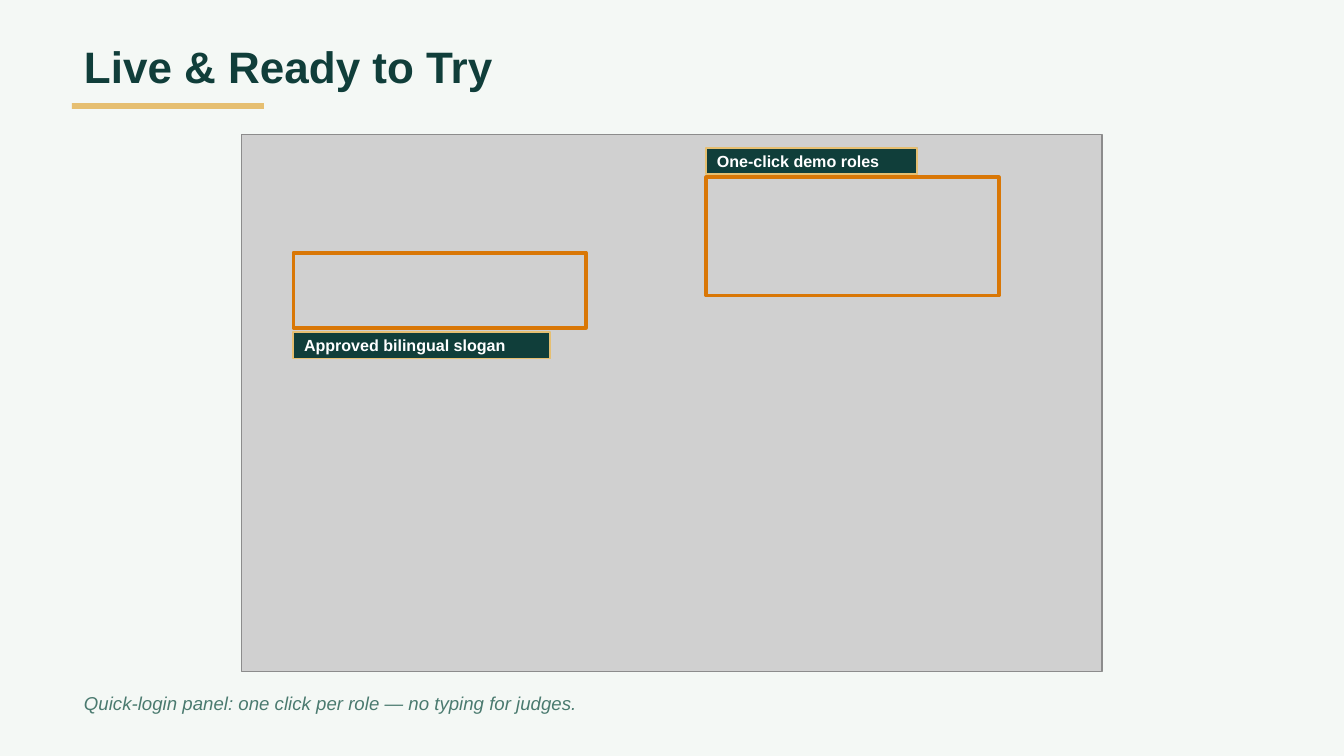
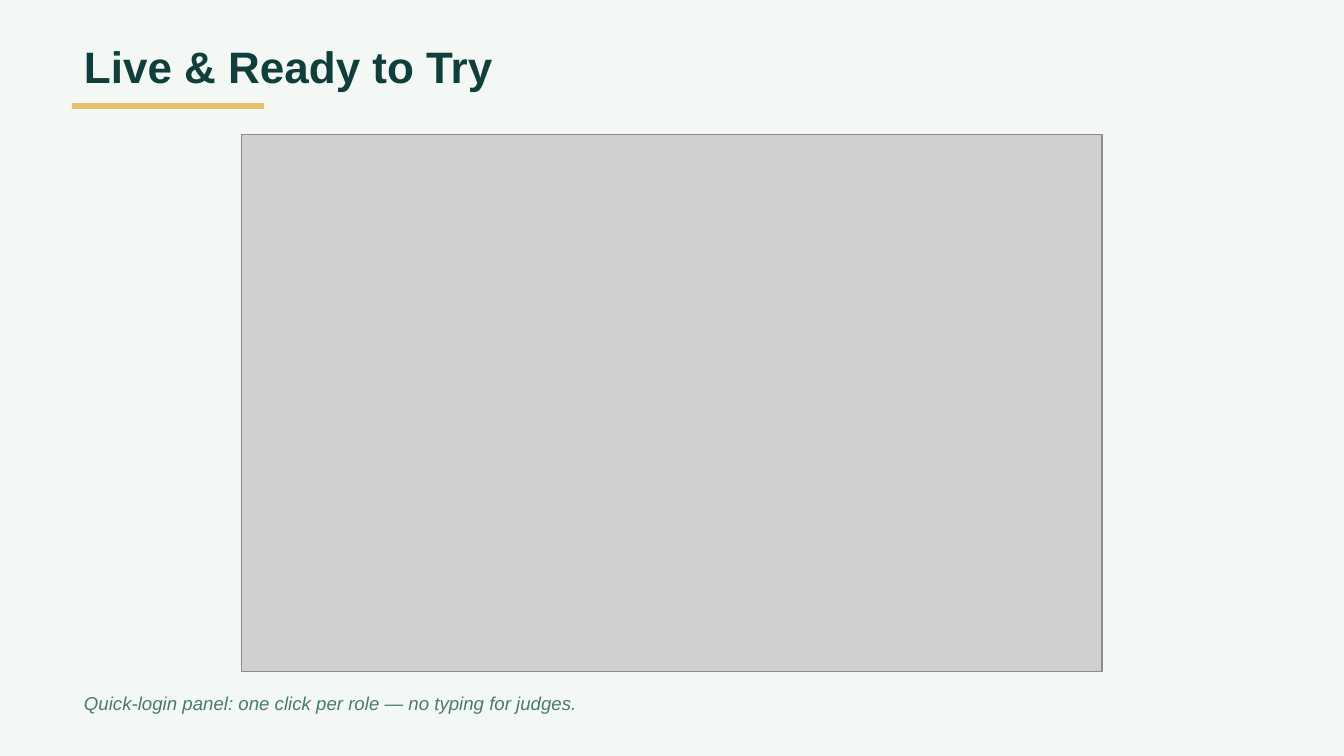
Before and after one commit to Ahmed-Mahdyy/Daimoma, a slide deck: slide 6 of docs/presentation/Daimoma-presentation.pptx. Drawn at 1344x756 pixels with LibreOffice and Linux fonts; fonts in the diff are those of the drawing; grey boxes stand for pictures. Boxes give left, top, right and bottom in pixels: in the first picture for what was removed or moved away, otherwise in the second. Text is boxed around its words. In the diff, an @@ line names an element or a change of style, - is before the commit and + after.

```diff
--- a/docs/presentation/Daimoma-presentation.pptx
+++ b/docs/presentation/Daimoma-presentation.pptx
@@ rectangle removed at (706, 148, 917, 174) @@
-One-click demo roles
@@ rectangle removed at (706, 178, 999, 296) @@
@@ rectangle removed at (294, 252, 587, 328) @@
@@ rectangle removed at (294, 332, 551, 359) @@
-Approved bilingual slogan
```
Also in this commit, not shown: 7 other slides changed, 1 other file.
